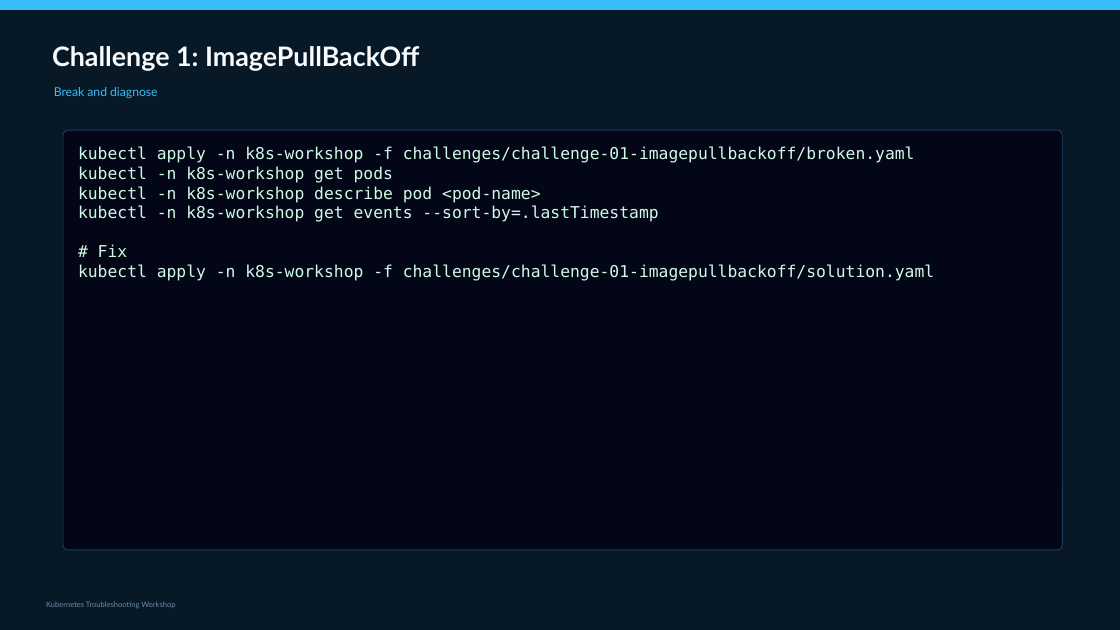
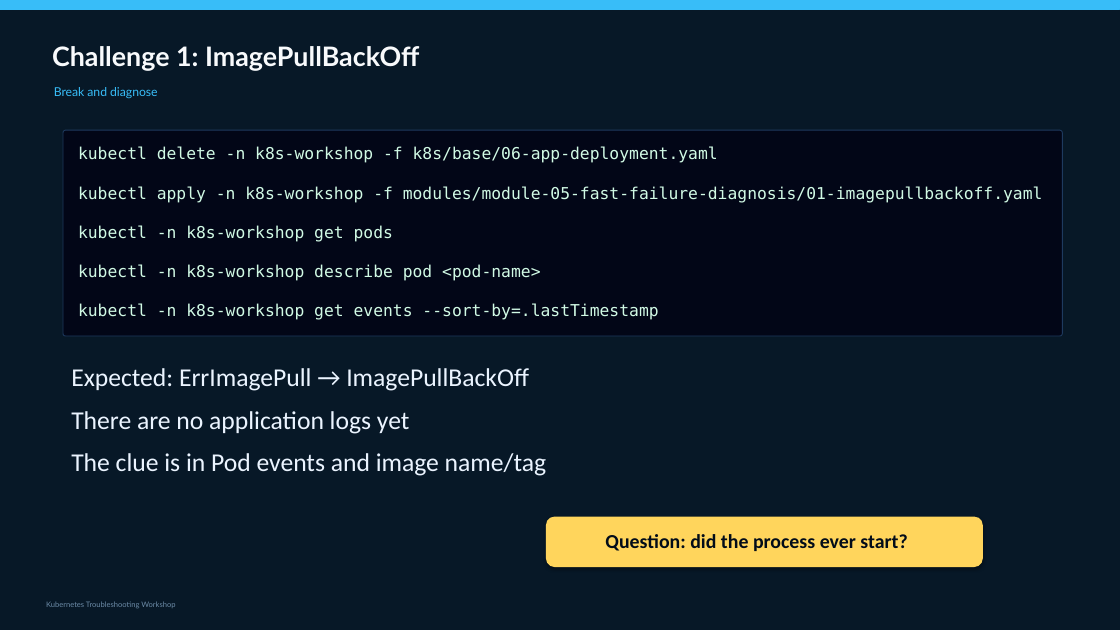
Before and after one commit to slaneslane/k8s-workshop-2, a slide deck: slide 55 of presentations/K8s_Troubleshooting_Workshop_FULL.pptx (slide 54 before the commit). Drawn at 1120x630 pixels with LibreOffice and Linux fonts; fonts in the diff are those of the drawing. Boxes give left, top, right and bottom in pixels: in the first picture for what was removed or moved away, otherwise in the second. Text is boxed around its words. In the diff, an @@ line names an element or a change of style, - is before the commit and + after.

Commit message:
Module 6 fixed

```diff
--- a/presentations/K8s_Troubleshooting_Workshop_FULL.pptx
+++ b/presentations/K8s_Troubleshooting_Workshop_FULL.pptx
@@ rounded rectangle: place and size @@
-rounded rectangle at box(63, 130, 1063, 550)
+rounded rectangle at box(63, 130, 1063, 336)
@@ text at box(78, 146, 1043, 203): text changed @@
-kubectl apply -n k8s-workshop -f challenges/challenge-01-imagepullbackoff/broken.yaml
+kubectl delete -n k8s-workshop -f k8s/base/06-app-deployment.yaml
+kubectl apply -n k8s-workshop -f modules/module-05-fast-failure-diagnosis/01-imagepullbackoff.yaml
@@ text at box(78, 244, 934, 281): paragraphs removed @@
-# Fix
-kubectl apply -n k8s-workshop -f challenges/challenge-01-imagepullbackoff/solution.yaml
@@ text added at box(71, 368, 546, 476), 22 pt, text #EBF4FF @@
+Expected: ErrImagePull → ImagePullBackOff
+There are no application logs yet
+The clue is in Pod events and image name/tag
@@ rounded rectangle added at box(546, 517, 983, 567), fill #FFD55C @@
@@ text added at box(605, 534, 907, 551), 17 pt, text #020C19, bold @@
+Question: did the process ever start?
```
Also in this commit, not shown: 2 other slides changed, 5 slides added, 2 other files.
